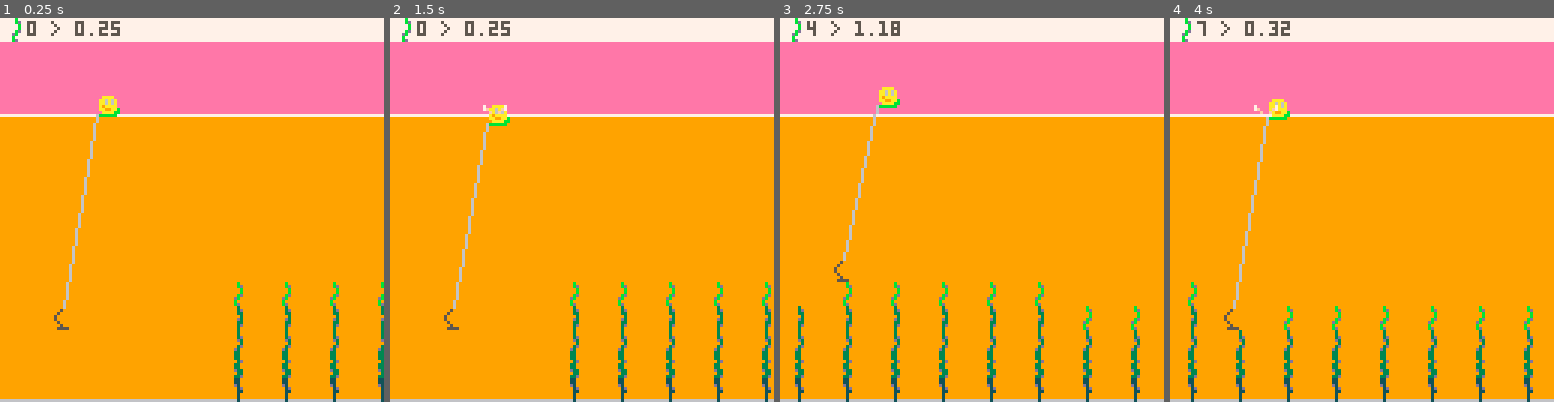
Above: before the commit, frames 1-4 (left to right).
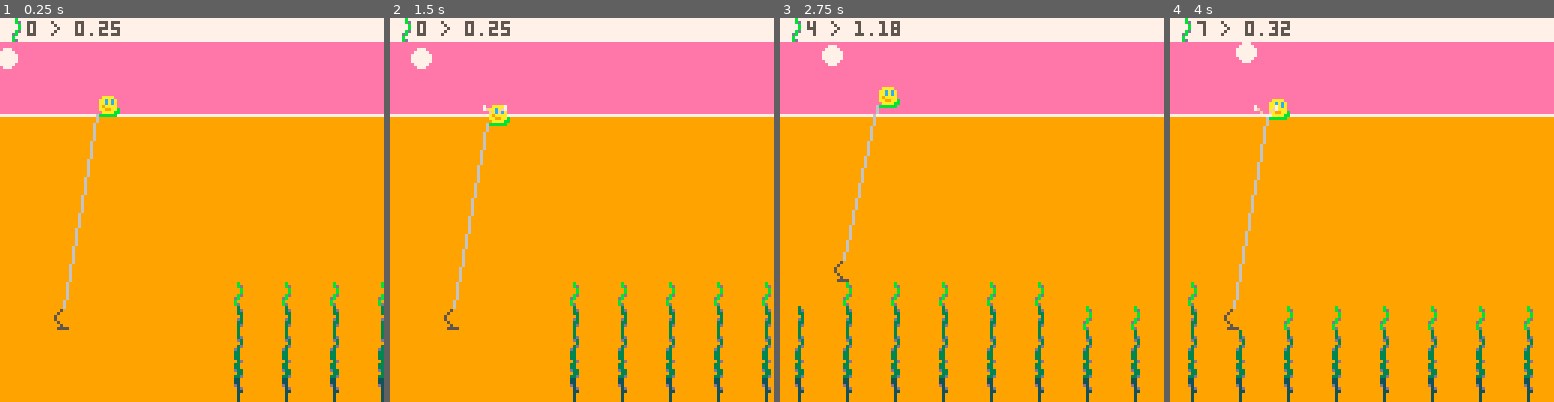
Above: after the commit, the same moments.

Repository: broquaint/pico8-carts
Game: PICO-8 cartridge eggjam18.p8
The game is run twice, just before and just after one commit, with the same random seed, the same clock (stepped at 60 frames per second) and the same inputs.
Inputs:
- Up to frame 1 (0.25 s): no input
- Up to frame 2 (1.5 s): tap X (X key) at 0.33, 1.07 s; tap O (Z key) at 0.7 s
- Up to frame 3 (2.75 s): hold Right 1.6-2.1 s; tap O (Z key) at 1.7, 2.1, 2.5 s; tap X (X key) at 1.85 s; hold Up 2.15-2.42 s; hold Right from 2.47 s (still down)
- Up to frame 4 (4 s): tap O (Z key) at 2.9, 3.3, 3.7 s; tap X (X key) at 2.97 s; release Right at 3.03 s; hold Left 3.08-3.58 s; hold Down 3.63-3.97 s

The runs differ from the first frame. In frame 1, 1.0% of the frame differs, in the area x 0-100%, y 7-100%; in frame 2, 1.0%; in frame 3, 1.0%; in frame 4, 1.0%.

Commit message:
Add sun to indicate passage of time
Which will indicate the progress of the day.

Diff:
--- a/eggjam18.p8
+++ b/eggjam18.p8
@@ -48,6 +48,27 @@
          pos = 5,
          cooling_down = false,
    })
+   local horizon = 14
+   local azimuth = 8
+   sun = make_obj({
+         x = 0,
+         y = horizon,
+         minute = 0,
+   })
+   animate_obj(sun, function(obj)
+                  while sun.minute < (60*12) do
+                     if nth_frame(10) then
+                        sun.minute += 1
+                        sun.x      += 1
+                        if sun.x < 64 then
+                           sun.y = lerp(horizon, azimuth, sun.x/64)
+                        else
+                           sun.y = lerp(azimuth, horizon, sun.x/127)
+                        end
+                     end
+                     yield()
+                  end
+   end)
 
    local lvl = {
       0,0,0,0, --0,0,0,0,0,
@@ -213,8 +234,7 @@
    rectfill(cam.x, cam.y+32, cam.x+127, cam.y+127, orange)
    line(cam.x, WATER_LINE, cam.x+127, WATER_LINE, white)
 
-   pal(sky, olive, 0)
-   line(cam.x, 127, cam.x+127, 127, sky)
+   circfill(sun.x+cam.x, sun.y, 3, white)
 
    rectfill(cam.x, cam.y, cam.x+127, cam.y+7, white)
 
